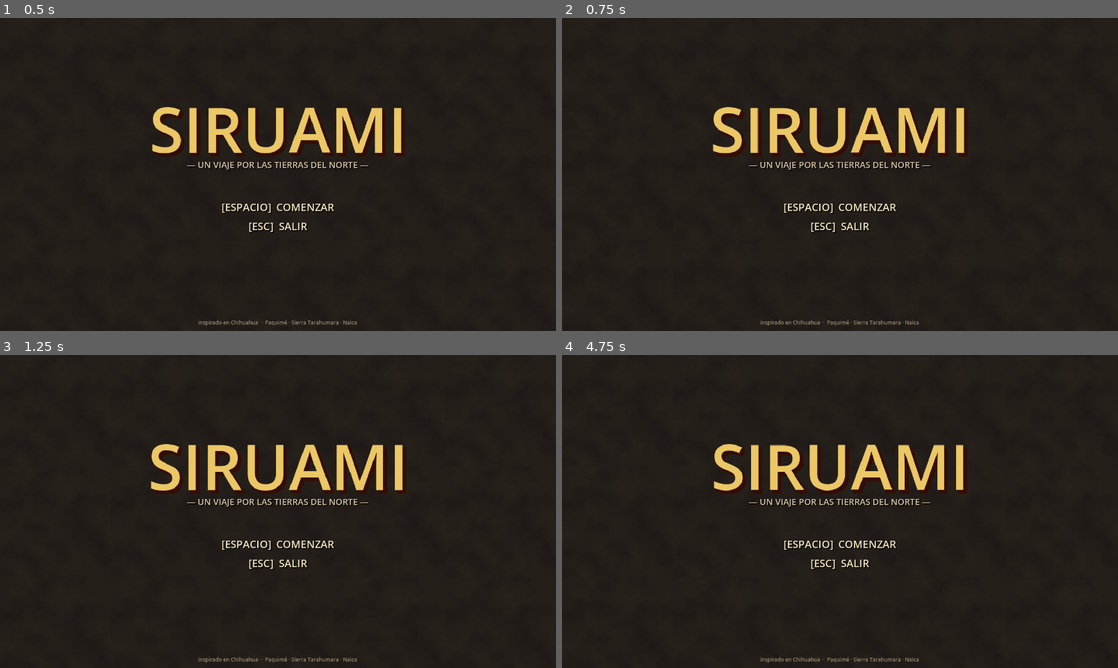
Above: before the commit, frames 1-4 (two rows, left to right).
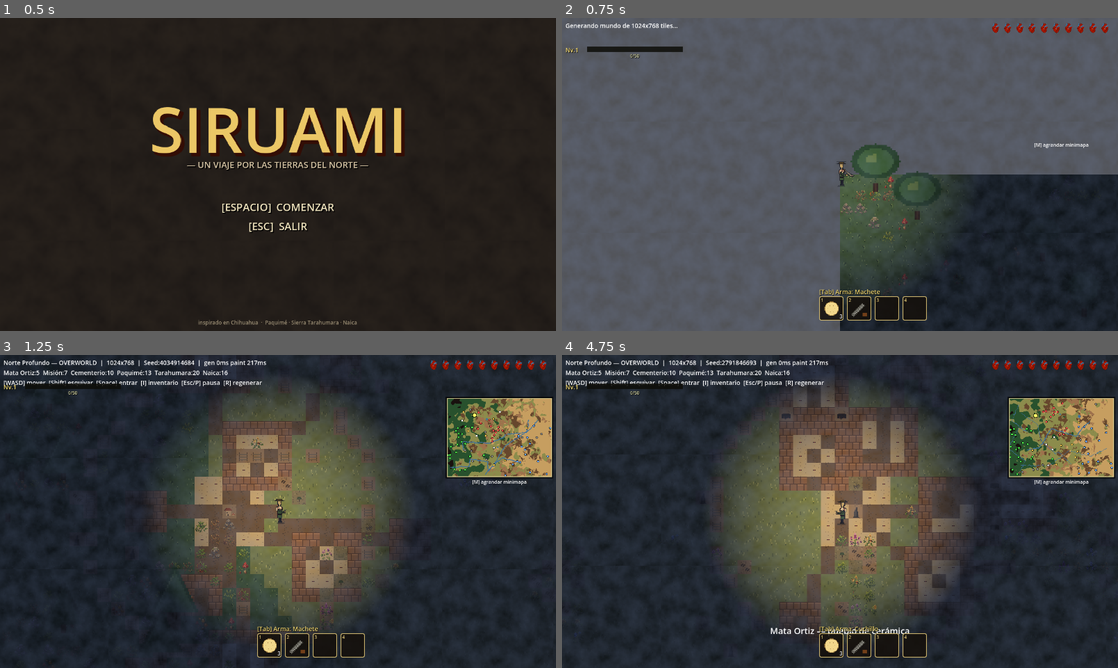
Above: after the commit, the same moments.

Repository: LF-Dguez/ludic2026polloRapi
Game: Godot game, scene res://scenes/Main.tscn
The game is run twice, just before and just after one commit, with the same random seed, the same clock (stepped at 60 frames per second) and the same inputs.
Inputs (mouse positions are in pixels of both pictures, inside the frame that each line leads up to):
- Up to frame 1 (0.5 s): no input
- Up to frame 2 (0.75 s): tap Enter at 0.5 s; move the mouse to (962, 158) at 0.52 s; hold D (mover_derecha) from 0.53 s (still down); tap Space (atacar) at 0.6 s; click (962, 158) at 0.67 s
- Up to frame 3 (1.25 s): keep holding D (mover_derecha)
- Up to frame 4 (4.75 s): move the mouse to (728, 527) at 1.27 s; release D (mover_derecha) at 1.28 s; hold S (mover_abajo) 1.28-2.03 s; click (728, 527) at 1.35 s; move the mouse to (895, 442) at 2.02 s; hold D (mover_derecha) 2.03-2.78 s; right-click (895, 442) at 2.1 s; move the mouse to (812, 574) at 2.77 s; hold W (mover_arriba) 2.78-3.53 s; tap Tab (cambiar_arma) at 2.85 s; click (812, 574) at 2.92 s; move the mouse to (1006, 558) at 3.52 s; hold A (mover_izquierda) from 3.53 s (still down); tap Shift (esquivar) at 3.6 s; move the mouse to (673, 464) at 4.27 s; tap R at 4.35 s

Frame 1 is identical in both runs. In frame 2, 84% of the frame differs, in the area x 0-100%, y 0-100%; in frame 3, 52%; in frame 4, 61%.

Commit message:
Fix: pantalla de título no iniciaba — lambdas GDScript capturan locals por valor
Las lambdas inline 'title.start_pressed.connect(func(): done = true)' modificaban
una COPIA de la variable local 'done' del _ready, no la variable original. El
while loop nunca veía el cambio → loop infinito.

Fix: pasé 'choice' y 'done' a instance vars (_title_choice, _title_done) y
los handlers ahora son métodos nombrados (_on_title_start, _on_title_load,
_on_title_quit) que modifican self.* directamente.

Co-Authored-By: Claude Opus 4.7 (1M context) <noreply@anthropic.com>

Diff:
--- a/scripts/Main.gd
+++ b/scripts/Main.gd
@@ -138,6 +138,9 @@
 var _achievements = null
 var _weapon_label_ref: Label = null
 var _fog: CanvasLayer = null
+# Title screen state (instance vars porque lambdas no capturan locales por ref)
+var _title_choice: String = "new"
+var _title_done: bool = false
 
 # ─── Random overworld enemy spawning ─────────────────────────────────
 const OVERWORLD_ENEMY_CAP := 14
@@ -145,6 +148,20 @@
 const OVERWORLD_SPAWN_MAX_DIST := 480.0  # no spawn fuera de pantalla lejos
 const OVERWORLD_DESPAWN_DIST := 950.0
 var _overworld_spawn_cd: float = 3.0
+
+
+func _on_title_start() -> void:
+	_title_choice = "new"
+	_title_done = true
+
+
+func _on_title_load() -> void:
+	_title_choice = "load"
+	_title_done = true
+
+
+func _on_title_quit() -> void:
+	get_tree().quit()
 
 
 func _weapon_label_update(wid: String) -> void:
@@ -348,24 +365,16 @@
 	var title = ts_script.new()
 	title.name = "TitleScreen"
 	add_child(title)
-	var choice: String = "new"
-	var done := false
-	title.start_pressed.connect(func():
-		choice = "new"
-		done = true
-	)
-	title.load_pressed.connect(func():
-		choice = "load"
-		done = true
-	)
-	title.quit_pressed.connect(func():
-		get_tree().quit()
-	)
-	while not done:
+	_title_choice = "new"
+	_title_done = false
+	title.start_pressed.connect(_on_title_start)
+	title.load_pressed.connect(_on_title_load)
+	title.quit_pressed.connect(_on_title_quit)
+	while not _title_done:
 		await get_tree().process_frame
 	title.dismiss()
 	# Si eligió cargar, intentar leer save
-	if choice == "load":
+	if _title_choice == "load":
 		var loaded = SaveManagerScript.load_from_disk()
 		if loaded != null:
 			_pending_load = loaded
